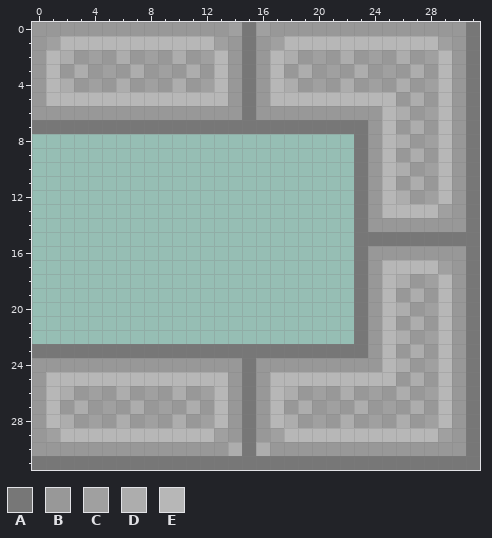
Pixel-art sprite -- Resources/Textures/Decals/bricktile.rsi/white_end_e.png. That is the earlier state.
The file is 32x32 pixels. Colours within 5 levels of each other are drawn and written as one.
Palette (. is transparent): A #777777  B #989898  C #a0a0a0  D #adadad  E #b7b7b7
New version:
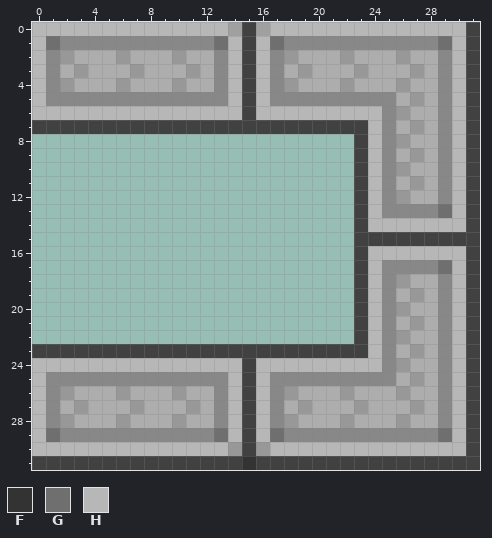
Colours new in this view: F #333333  G #6f6f6f  H #b7b7b7
Changes in this commit:
Colour A changes from #777777 to #414141.
Colour E changes from #b7b7b7 to #888888.
Colour D gives way to colour B in row 2 at x 2, 6, 10, 18, 22 and 26; in row 3 at x 3, 7, 11, 19, 23 and 27; in row 4 at x 2, 6, 10, 18, 22 and 26; in row 5 at x 27; in row 6 at x 26; in row 7 at x 27.
Colour D gives way to colour B in row 8 at x 26; in row 9 at x 27; in row 10 at x 26; in row 11 at x 27; in row 12 at x 26; in row 18 at x 26.
Colour D gives way to colour B in row 19 at x 27; in row 20 at x 26; in row 21 at x 27; in row 22 at x 26; in row 23 at x 27; in row 24 at x 26.
Colour D gives way to colour B in row 25 at x 27; in row 26 at x 2, 6, 10, 18, 22 and 26; in row 27 at x 3, 7, 11, 19, 23 and 27; in row 28 at x 2, 6, 10, 18, 22 and 26; in row 30 at x 14 and 16.
Colour B gives way to colour D in row 2 at x 3, 5, 7, 9, 11, 19, 21, 23, 25 and 27; in row 3 at x 2, 4, 6, 8, 10, 12, 18, 20, 22, 24, 26 and 28; in row 4 at x 3, 5, 7, 9, 11, 19, 21, 23, 25 and 27; in row 5 at x 26 and 28; in row 6 at x 27; in row 7 at x 26 and 28.
Colour B gives way to colour D in row 8 at x 27; in row 9 at x 26 and 28; in row 10 at x 27; in row 11 at x 26 and 28; in row 12 at x 27; in row 18 at x 27.
Colour B gives way to colour D in row 19 at x 26 and 28; in row 20 at x 27; in row 21 at x 26 and 28; in row 22 at x 27; in row 23 at x 26 and 28; in row 24 at x 27.
Colour B gives way to colour D in row 25 at x 26 and 28; in row 26 at x 3, 5, 7, 9, 11, 19, 21, 23, 25 and 27; in row 27 at x 2, 4, 6, 8, 10, 12, 18, 20, 22, 24, 26 and 28; in row 28 at x 3, 5, 7, 9, 11, 19, 21, 23, 25 and 27.
Colour C gives way to colour D in row 2 at x 4, 8, 12, 20, 24 and 28; in row 3 at x 5, 9, 21 and 25; in row 4 at x 4, 8, 12, 20, 24 and 28; in row 6 at x 28; in row 8 at x 28; in row 10 at x 28.
Colour C gives way to colour D in row 12 at x 28; in row 18 at x 28; in row 20 at x 28; in row 22 at x 28; in row 24 at x 28; in row 26 at x 4, 8, 12, 20, 24 and 28.
Colour C gives way to colour D in row 27 at x 5, 9, 21 and 25; in row 28 at x 4, 8, 12, 20, 24 and 28.
Colour A gives way to colour F in row 31 at x 15.
Colour C gives way to colour G in row 1 at x 1, 13, 17 and 29; in row 13 at x 29; in row 17 at x 29; in row 29 at x 1, 13, 17 and 29.
Colour B gives way to colour H in row 0 at x 0 to 13 and 17 to 30; in rows 1 to 5 at x 0, 14, 16 and 30; in row 6 at x 0 to 14, 16 to 24 and 30; in rows 7 to 13 at x 24 and 30; in row 14 at x 24 to 30; in row 16 at x 24 to 30.
Colour B gives way to colour H in rows 17 to 23 at x 24 and 30; in row 24 at x 0 to 14, 16 to 24 and 30; in rows 25 to 29 at x 0, 14, 16 and 30; in row 30 at x 0 to 13 and 17 to 30.
